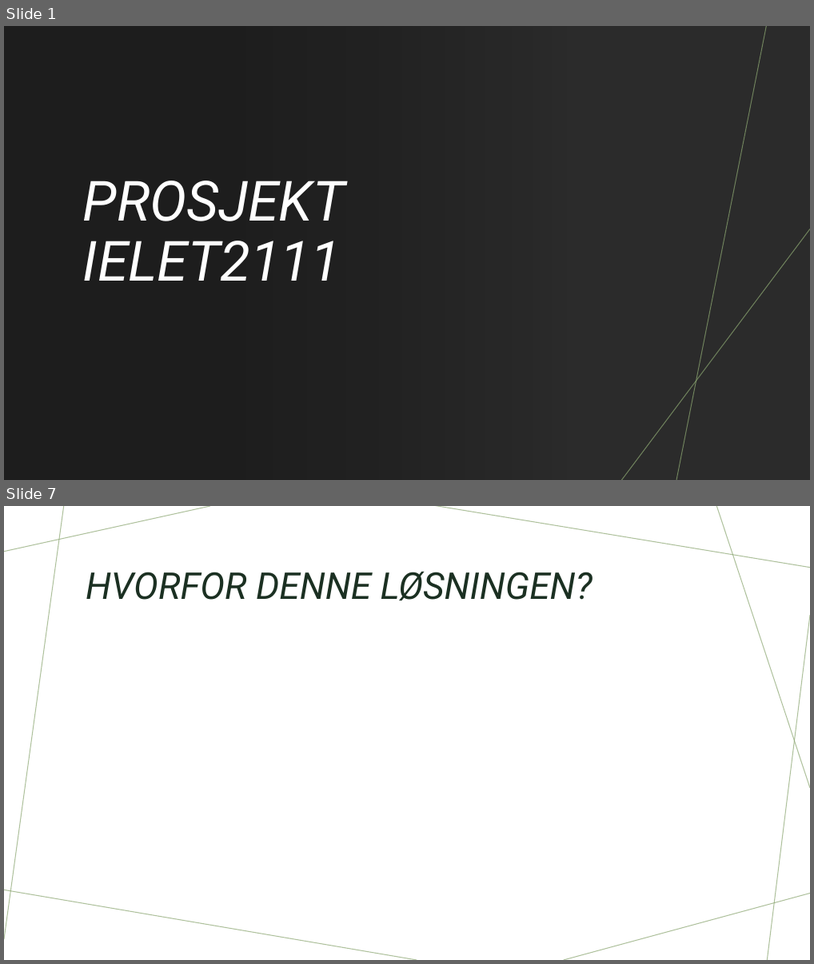
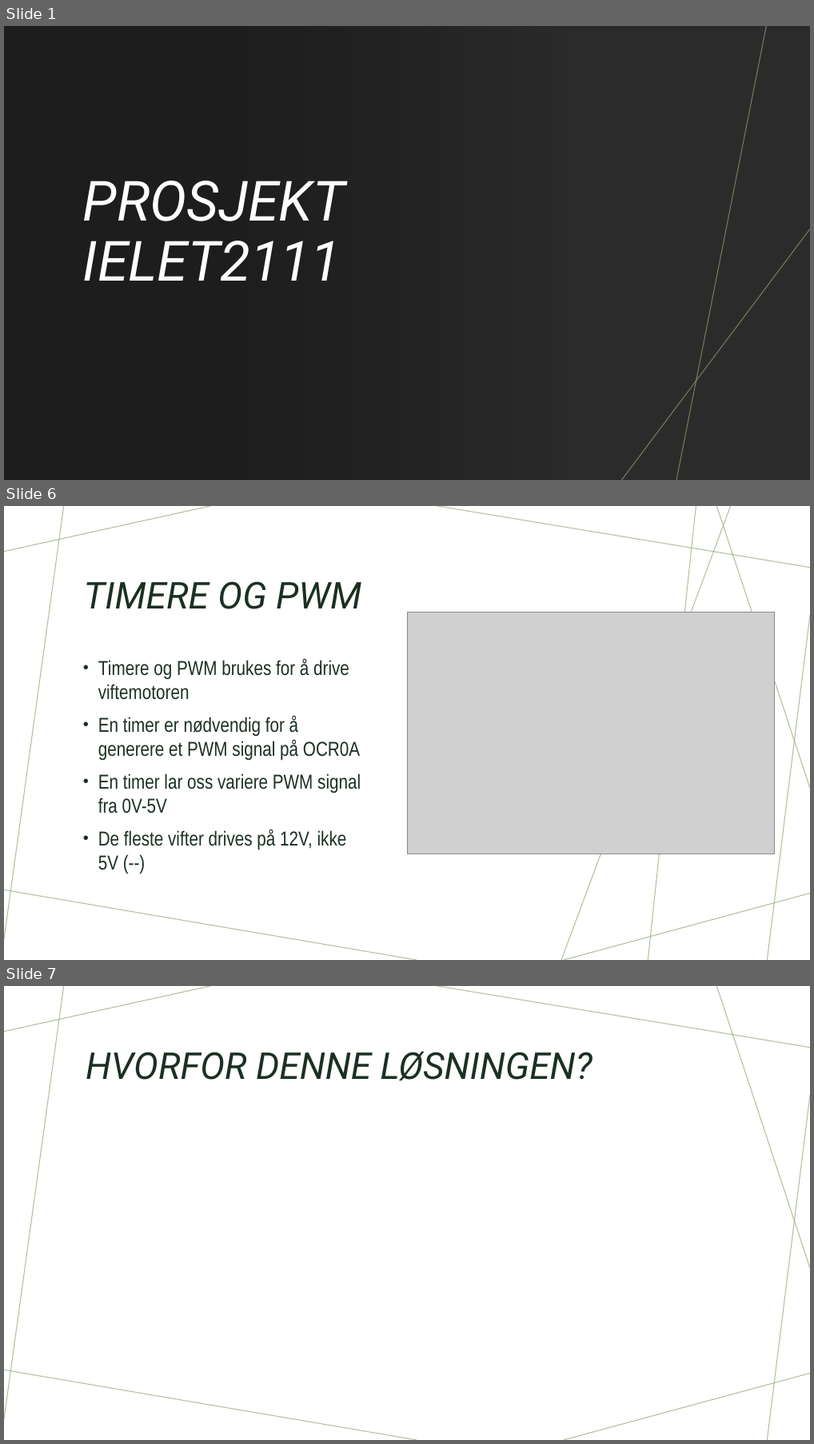
Before and after one commit to IELET2111-project/Hourglass, a slide deck: Presentasjon mikrokontrollere.pptx. Shown one above the other, each under a label of ours: slides 1 and 7 before the commit, slides 1, 6 and 7 after it; the slides between them are not shown. The pictures are 814x964 and 814x1444 pixels, drawn with LibreOffice and Linux fonts; fonts in the diff are those of the drawing; grey boxes stand for pictures; background and template pictures are left out; a plain dark background stands for a picture behind light text. Boxes give left, top, right and bottom in pixels: in the first picture for what was removed or moved away, otherwise in the second. Text is boxed around its words. In the diff, an @@ line names an element or a change of style, - is before the commit and + after.

```diff
--- a/Presentasjon mikrokontrollere.pptx
+++ b/Presentasjon mikrokontrollere.pptx
@@ slide 6 added at [4,506,810,960], background #FFFFFF; not listed: 7 template elements that a slide beside it also shows @@
@@ line added from (562, 960) to (731, 506), #8CA772 1 pt @@
@@ line added from (648, 960) to (697, 506), #8CA772 1 pt @@
@@ title added at [84,581,362,609], 44 pt, text #1B3022, italic @@
+TIMERE OG PWM
@@ picture added at [407,612,775,854] @@
@@ text added at [98,658,361,870], 24 pt, text #1B3022 @@
+• Timere og PWM brukes for å drive viftemotoren
+• En timer er nødvendig for å generere et PWM signal på OCR0A
+• En timer lar oss variere PWM signal fra 0V-5V
+• De fleste vifter drives på 12V, ikke 5V (--)
```
Also in this commit, not shown: 5 slides changed, 1 other slide added, 2 slides removed.
